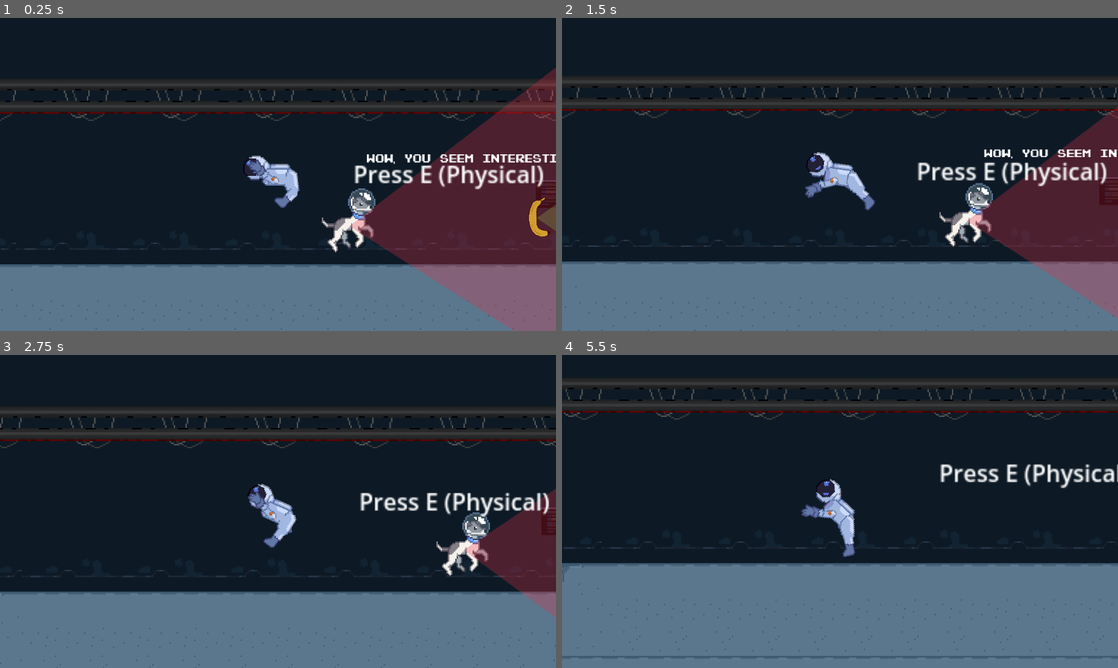
Above: before the commit, frames 1-4 (two rows, left to right).
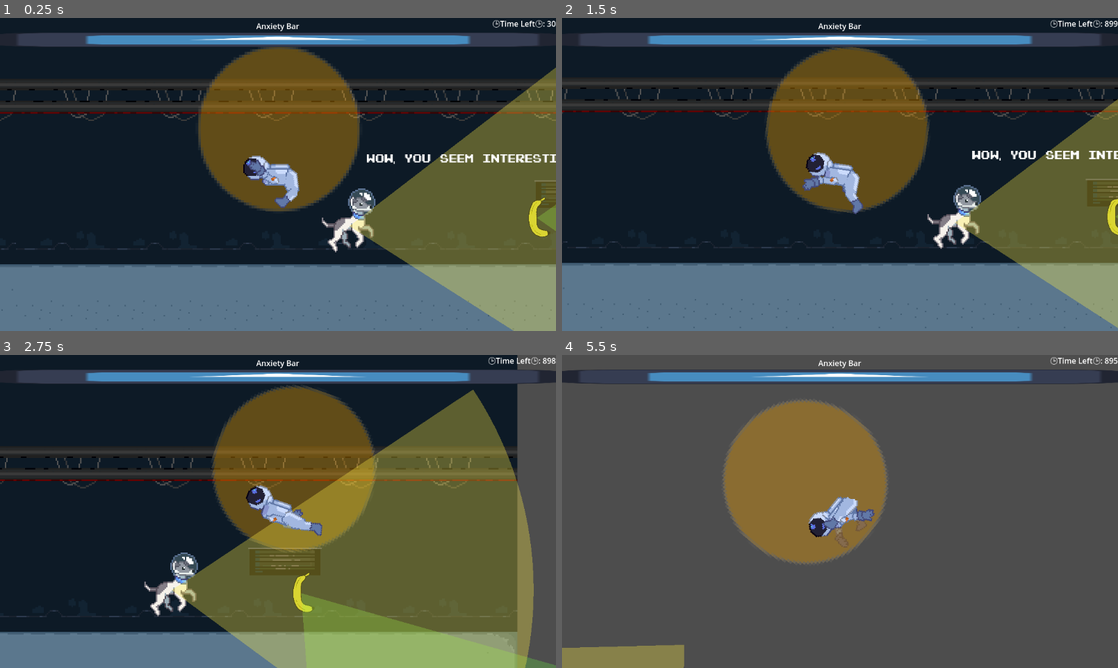
Above: after the commit, the same moments.

Repository: PiotrusWatson/last_party
Game: Godot game, scene res://worlds/piotrus_scene_real.tscn
Two runs of this game, one before a commit and one after it. Both use one fixed random seed, a clock stepped at 60 frames per second and the inputs below. This scene is started directly instead of the project's main scene. The engine's default icon, where the game draws it, is replaced by a stand-in: a white triangle on a blue panel in a dark square.
Inputs (mouse positions are in pixels of both pictures, inside the frame that each line leads up to):
- Up to frame 1 (0.25 s): no input
- Up to frame 2 (1.5 s): tap E (Interact) at 0.5, 0.6, 1.25 s; move the mouse to (962, 158) at 0.52 s; move the mouse to (728, 190) at 1.27 s; click (728, 190) at 1.35 s
- Up to frame 3 (2.75 s): tap E (Interact) at 1.55, 2, 2.1 s; move the mouse to (333, 442) at 2.02 s
- Up to frame 4 (5.5 s): tap E (Interact) at 2.75, 2.85, 3.5, 3.8, 4.25, 4.35, 5.1 s; move the mouse to (812, 574) at 2.77 s; move the mouse to (1006, 558) at 3.52 s; press the mouse at (1006, 558) at 3.53 s; move the mouse to (673, 464) at 4.27 s; release the mouse at (673, 464) at 4.28 s; move the mouse to (867, 511) at 5.02 s

The runs differ from the first frame. In frame 1, 33% of the frame differs, in the area x 2-100%, y 0-100%; in frame 2, 31%; in frame 3, 63%; in frame 4, 98%, in the area x 0-100%, y 0-100%.

Commit message:
fixed the bug where the beer keeps invisibly healing the player all the time non stop

Diff:
--- a/prefabs/partygoer/partygoer.tscn
+++ b/prefabs/partygoer/partygoer.tscn
@@ -16,7 +16,7 @@
 [sub_resource type="Theme" id="Theme_m38eg"]
 default_font = ExtResource("9_6g13c")
 
-[node name="Partygoer" type="CharacterBody2D" groups=["Partiers", "Player"]]
+[node name="Partygoer" type="CharacterBody2D" groups=["Partiers"]]
 script = ExtResource("1_6njh4")
 
 [node name="CollisionShape2D" type="CollisionShape2D" parent="."]
--- a/prefabs/player/body_parts/left_arm.tscn
+++ b/prefabs/player/body_parts/left_arm.tscn
@@ -1,12 +1,17 @@
-[gd_scene load_steps=5 format=3 uid="uid://1se5evh7ewp0"]
+[gd_scene load_steps=7 format=3 uid="uid://1se5evh7ewp0"]
 
 [ext_resource type="Texture2D" uid="uid://cm47wn8a378su" path="res://sprites/Player/BodyParts/Astronaut_floating_armL.png" id="1_drhip"]
 [ext_resource type="Script" path="res://prefabs/player/body_parts/limb_mover.gd" id="1_l0l6u"]
 [ext_resource type="PackedScene" uid="uid://bqv1ov364bud6" path="res://prefabs/player/body_parts/left_arm_lower.tscn" id="2_q3ljb"]
+[ext_resource type="Texture2D" uid="uid://b0qex00nt15ia" path="res://sprites/Props/beerbotleh.png" id="4_nsg3i"]
 
 [sub_resource type="CapsuleShape2D" id="CapsuleShape2D_cjmcl"]
 radius = 3.0
 height = 12.7692
+
+[sub_resource type="CapsuleShape2D" id="CapsuleShape2D_uaume"]
+radius = 4.81
+height = 19.86
 
 [node name="LeftArm" type="RigidBody2D"]
 collision_layer = 0
@@ -28,6 +33,16 @@
 collision_layer = 0
 collision_mask = 0
 
+[node name="Beer" type="Area2D" parent="Hand" groups=["Beer"]]
+z_index = -1
+position = Vector2(-3.92, 0)
+
+[node name="Sprite2D" type="Sprite2D" parent="Hand/Beer"]
+texture = ExtResource("4_nsg3i")
+
+[node name="CollisionShape2D" type="CollisionShape2D" parent="Hand/Beer"]
+shape = SubResource("CapsuleShape2D_uaume")
+
 [node name="PinJoint2D" type="PinJoint2D" parent="."]
 position = Vector2(-3, 3)
 node_a = NodePath("..")
--- a/prefabs/player/body_parts/limb_mover.gd
+++ b/prefabs/player/body_parts/limb_mover.gd
@@ -1,10 +1,12 @@
 extends RigidBody2D
 
+var beer_ready = false
 @onready var hand = $Hand
 @export var force = 0.5
+@onready var beer = $Hand/Beer
 # Called when the node enters the scene tree for the first time.
 func _ready() -> void:
-	pass # Replace with function body.
+	activate_beer(false)
 
 # Called every frame. 'delta' is the elapsed time since the previous frame.
 func _process(delta: float) -> void:
@@ -12,3 +14,7 @@
 
 func move_to_target(target: Vector2):
 	hand.apply_central_impulse(target * force)
+
+func activate_beer(is_active):
+	beer_ready = is_active
+	beer.visible = is_active
--- a/prefabs/player/health.gd
+++ b/prefabs/player/health.gd
@@ -18,3 +18,5 @@
 	health -= amount
 	if health <= 0:
 		dead.emit()
+	if health > max_health:
+		health = max_health
--- a/prefabs/player/player.gd
+++ b/prefabs/player/player.gd
@@ -5,18 +5,27 @@
 @onready var health = $Components/Health
 @onready var arm = $Arm
 @onready var left_arm = $BodyParts/LeftArm
+
 var direction = Vector2.ZERO
 var body_count = 0
+var can_interact = false
+var thing_interacted_with = null
+var max_health
+@export var anxiety_damage = 5
+@export var beer_healing = 30
 
-@export var anxiety_damage = 5
 signal personal_space_violated
 signal personal_space_freed
 signal anxiety_changed(health)
 signal dead
+
+
 # Called when the node enters the scene tree for the first time.
 func _ready() -> void:
 	mover.init(self)
+	max_health = health.max_health
 	anxiety_changed.emit(health.health)
+
 
 func _process(delta: float) -> void:
 	arm.aim(get_global_mouse_position())
@@ -35,6 +44,19 @@
 			return
 		var push_direction = (global_position - arm.get_pos()).normalized()
 		mover.push_direction(push_direction)
+
+	if event.is_action_released("Interact") and can_interact:
+		thing_interacted_with.interact()
+
+func set_interactability(is_interactable, thing_interacted_with):
+	can_interact = is_interactable
+	if can_interact:
+		self.thing_interacted_with = thing_interacted_with
+	else:
+		self.thing_interacted_with = null
+
+func get_beer():
+	left_arm.activate_beer(true)
 
 
 func _on_personal_space_body_entered(body: Node2D) -> void:
@@ -60,3 +82,9 @@
 
 func _on_health_dead() -> void:
 	dead.emit()
+
+
+func _on_drinker_area_entered(area: Area2D) -> void:
+	if area.is_in_group("Beer") and left_arm.beer_ready:
+		health.damage(-beer_healing)
+		left_arm.activate_beer(false)
--- a/prefabs/player/player.tscn
+++ b/prefabs/player/player.tscn
@@ -19,7 +19,9 @@
 [sub_resource type="CircleShape2D" id="CircleShape2D_ah0om"]
 radius = 58.0086
 
-[node name="Player" type="RigidBody2D" groups=["Partiers"]]
+[sub_resource type="CircleShape2D" id="CircleShape2D_kdbi3"]
+
+[node name="Player" type="RigidBody2D" groups=["Partiers", "Player"]]
 texture_filter = 1
 mass = 30.0
 script = ExtResource("1_4ttaq")
@@ -36,7 +38,6 @@
 [node name="Health" parent="Components" instance=ExtResource("4_yrta5")]
 
 [node name="PersonalSpace" type="Area2D" parent="."]
-visible = false
 
 [node name="CollisionShape2D" type="CollisionShape2D" parent="PersonalSpace"]
 position = Vector2(0, -32)
@@ -111,6 +112,12 @@
 z_index = 1
 texture = ExtResource("12_jf1pr")
 
+[node name="Drinker" type="Area2D" parent="ImmovableSprites/Head"]
+position = Vector2(-15.845, -5.465)
+
+[node name="CollisionShape2D" type="CollisionShape2D" parent="ImmovableSprites/Head/Drinker"]
+shape = SubResource("CircleShape2D_kdbi3")
+
 [node name="Torso" type="Sprite2D" parent="ImmovableSprites"]
 z_index = 1
 texture_filter = 1
@@ -123,3 +130,4 @@
 [connection signal="body_entered" from="PersonalSpace" to="." method="_on_personal_space_body_entered"]
 [connection signal="body_exited" from="PersonalSpace" to="." method="_on_personal_space_body_exited"]
 [connection signal="timeout" from="Timers/AnxietyDamage" to="." method="_on_anxiety_damage_timeout"]
+[connection signal="area_entered" from="ImmovableSprites/Head/Drinker" to="." method="_on_drinker_area_entered"]
--- a/prefabs/props/bar.gd
+++ b/prefabs/props/bar.gd
@@ -1,6 +1,6 @@
 extends Node2D
 
-
+@onready var interactable = $Interactable
 # Called when the node enters the scene tree for the first time.
 func _ready() -> void:
 	pass # Replace with function body.
@@ -10,7 +10,17 @@
 func _process(delta: float) -> void:
 	pass
 
+func interact():
+	if interactable.thing_to_interact_with.has_method("get_beer"):
+		interactable.thing_to_interact_with.get_beer()
+		interactable.make_interactable(interactable.thing_to_interact_with, false, self)
+
 
 func _on_interactable_zone_body_entered(body: Node2D) -> void:
 	if body.is_in_group("Player"):
-		pass
+		interactable.make_interactable(body, true, self)
+
+
+func _on_interactable_zone_body_exited(body: Node2D) -> void:
+	if body.is_in_group("Player"):
+		interactable.make_interactable(body, false, self)
--- a/prefabs/props/bar.tscn
+++ b/prefabs/props/bar.tscn
@@ -25,3 +25,4 @@
 shape = SubResource("CircleShape2D_4sk1r")
 
 [connection signal="body_entered" from="InteractableZone" to="." method="_on_interactable_zone_body_entered"]
+[connection signal="body_exited" from="InteractableZone" to="." method="_on_interactable_zone_body_exited"]
--- a/prefabs/props/interactable.gd
+++ b/prefabs/props/interactable.gd
@@ -1,14 +1,22 @@
 extends Label
 class_name Interactable
 
+var thing_to_interact_with = null
 # Called when the node enters the scene tree for the first time.
 func _ready() -> void:
 	text = "Press " + InputMap.action_get_events("Interact")[0].as_text()
+	visible = false
 
 # Called every frame. 'delta' is the elapsed time since the previous frame.
 func _process(delta: float) -> void:
 	pass
 
-func make_interactable(body, interactability):
+func make_interactable(body, is_interactable, parent):
 	if body.has_method("set_interactability"):
-		body.set_interactability(interactability)
+		body.set_interactability(is_interactable, parent)
+	visible = is_interactable
+
+	if is_interactable:
+		thing_to_interact_with = body
+	else:
+		thing_to_interact_with = null
--- a/project.godot
+++ b/project.godot
@@ -32,6 +32,7 @@
 
 Partiers=""
 Player=""
+Beer=""
 
 [input]
 
--- a/worlds/anxiety_bar.gd
+++ b/worlds/anxiety_bar.gd
@@ -1,5 +1,8 @@
 extends TextureProgressBar
 
+func init(max_value):
+	self.max_value = max_value
 
 func set_anxiety(new_value):
-	value = 100 - new_value
+	print(new_value)
+	value = max_value - new_value
--- a/worlds/level_signals.gd
+++ b/worlds/level_signals.gd
@@ -6,6 +6,7 @@
 @onready var god = $God
 # Called when the node enters the scene tree for the first time.
 func _ready() -> void:
+	angst_bar.init(player.max_health)
 	player.anxiety_changed.connect(angst_bar.set_anxiety)
 	player.dead.connect(god.die)
 	god.timer_changed.connect(clock.set_time)
--- a/worlds/piotrus_scene.tscn
+++ b/worlds/piotrus_scene.tscn
@@ -109,7 +109,7 @@
 [node name="Partygoer" parent="." instance=ExtResource("4_r475v")]
 position = Vector2(100, 0)
 
-[node name="Partygoer2" parent="." instance=ExtResource("5_m13ws")]
+[node name="Partygoer2" parent="." groups=["Player"] instance=ExtResource("5_m13ws")]
 position = Vector2(-33, 6)
 
 [node name="WorldColliders" type="StaticBody2D" parent="."]
--- a/worlds/piotrus_scene_real.tscn
+++ b/worlds/piotrus_scene_real.tscn
@@ -55,6 +55,15 @@
 tile_size = Vector2i(32, 32)
 sources/0 = SubResource("TileSetAtlasSource_mxbmk")
 
+[sub_resource type="RectangleShape2D" id="RectangleShape2D_5nbou"]
+size = Vector2(75, 107)
+
+[sub_resource type="RectangleShape2D" id="RectangleShape2D_bgycl"]
+size = Vector2(246.5, 107)
+
+[sub_resource type="RectangleShape2D" id="RectangleShape2D_0wsq4"]
+size = Vector2(246.5, 107)
+
 [node name="PiotrusScene" type="Node2D"]
 script = ExtResource("1_1roi1")
 
@@ -102,8 +111,19 @@
 
 [node name="WorldColliders" type="StaticBody2D" parent="."]
 
+[node name="CollisionShape2D" type="CollisionShape2D" parent="WorldColliders"]
+position = Vector2(-145.5, -6.5)
+shape = SubResource("RectangleShape2D_5nbou")
+
+[node name="CollisionShape2D2" type="CollisionShape2D" parent="WorldColliders"]
+position = Vector2(3.75, 84)
+shape = SubResource("RectangleShape2D_bgycl")
+
+[node name="CollisionShape2D3" type="CollisionShape2D" parent="WorldColliders"]
+position = Vector2(14, -117)
+shape = SubResource("RectangleShape2D_0wsq4")
+
 [node name="UI" type="CanvasLayer" parent="."]
-visible = false
 
 [node name="UI" type="Control" parent="UI"]
 layout_mode = 3
Not shown: 1 places in prefabs/partygoer/partygoer_dog.tscn that only renumber resources
Not shown: 1 places in prefabs/player/player.tscn that only renumber resources
Not shown: 1 places in worlds/piotrus_scene.tscn that only renumber resources
Not shown: 2 places in worlds/piotrus_scene_real.tscn that only renumber resources
